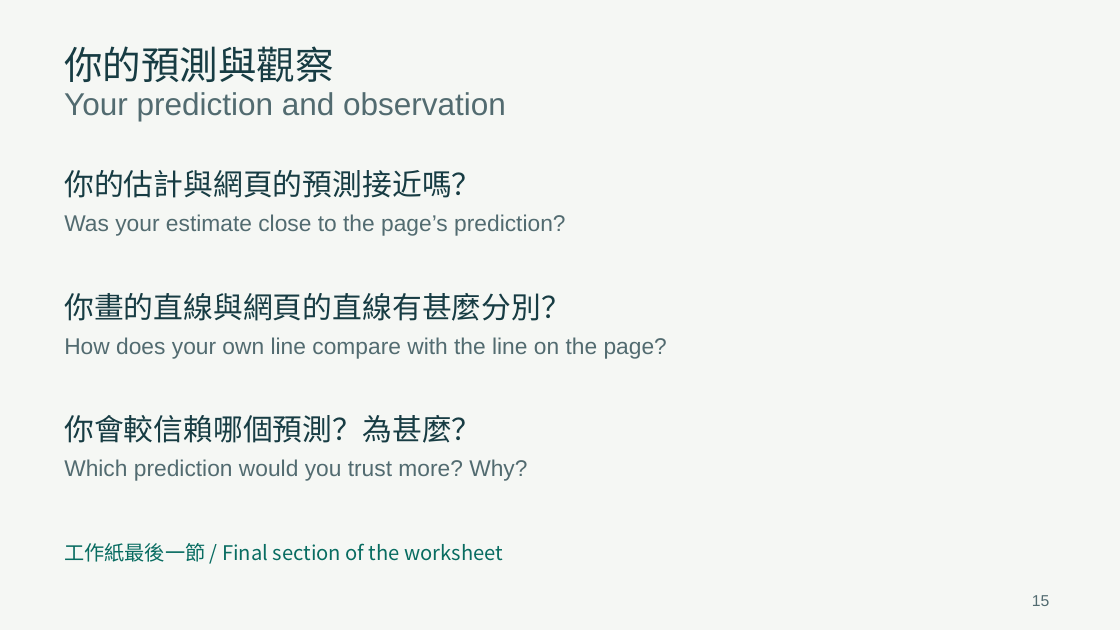
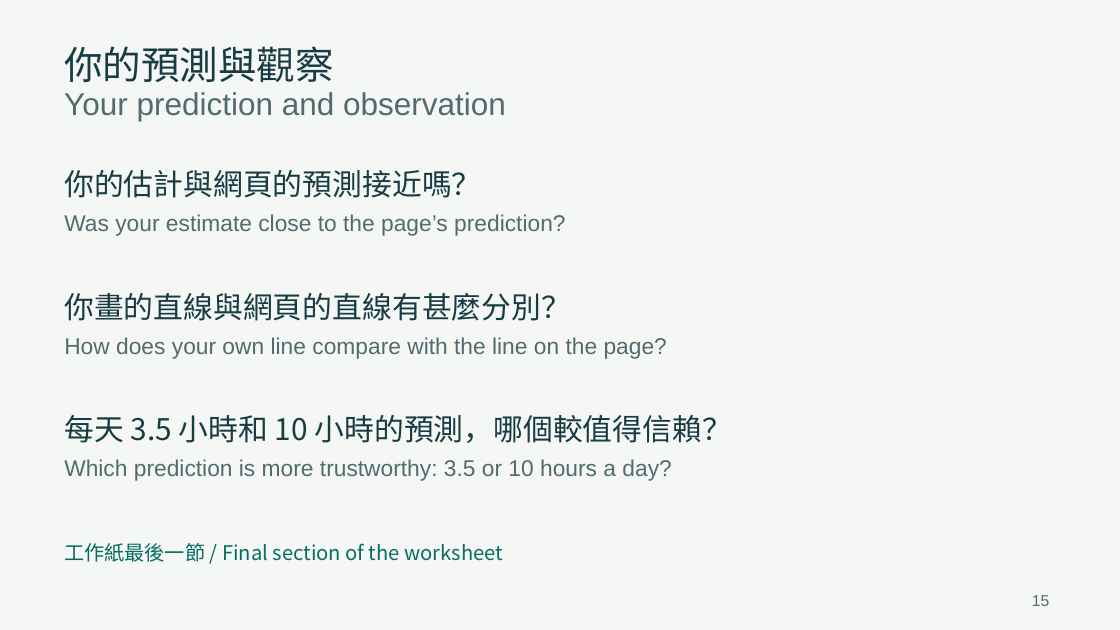
Before and after one commit to GordanY/f2-linear-regression, a slide deck: slide 15 of teacher-slides.pptx. Drawn at 1120x630 pixels with LibreOffice and Linux fonts; fonts in the diff are those of the drawing. Boxes give left, top, right and bottom in pixels: in the first picture for what was removed or moved away, otherwise in the second. Text is boxed around its words. In the diff, an @@ line names an element or a change of style, - is before the commit and + after.

```diff
--- a/teacher-slides.pptx
+++ b/teacher-slides.pptx
@@ text at bbox=[64, 415, 732, 443]: text changed @@
-你會較信賴哪個預測？為甚麼？
+每天 3.5 小時和 10 小時的預測，哪個較值得信賴？
@@ text at bbox=[64, 459, 671, 481]: text changed @@
-Which prediction would you trust more? Why?
+Which prediction is more trustworthy: 3.5 or 10 hours a day?
```
Also in this commit, not shown: 9 other slides changed, 13 other files.
